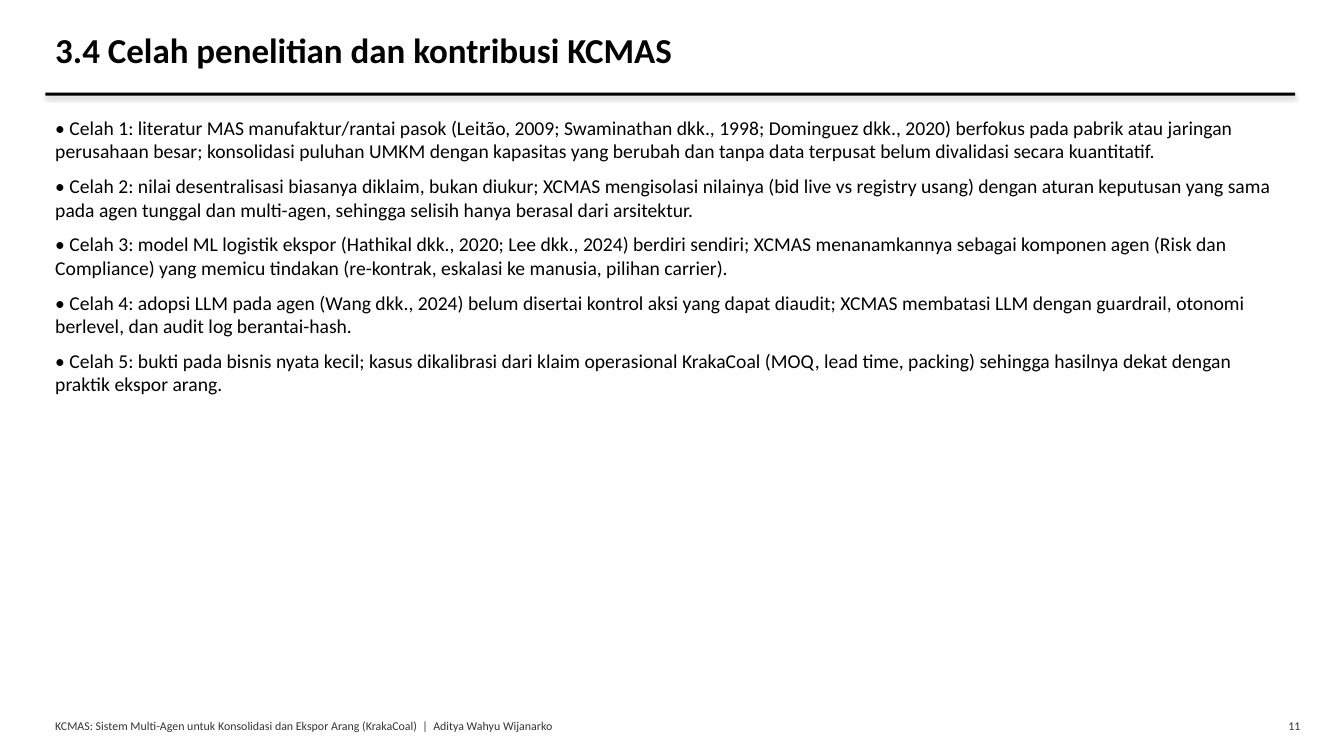
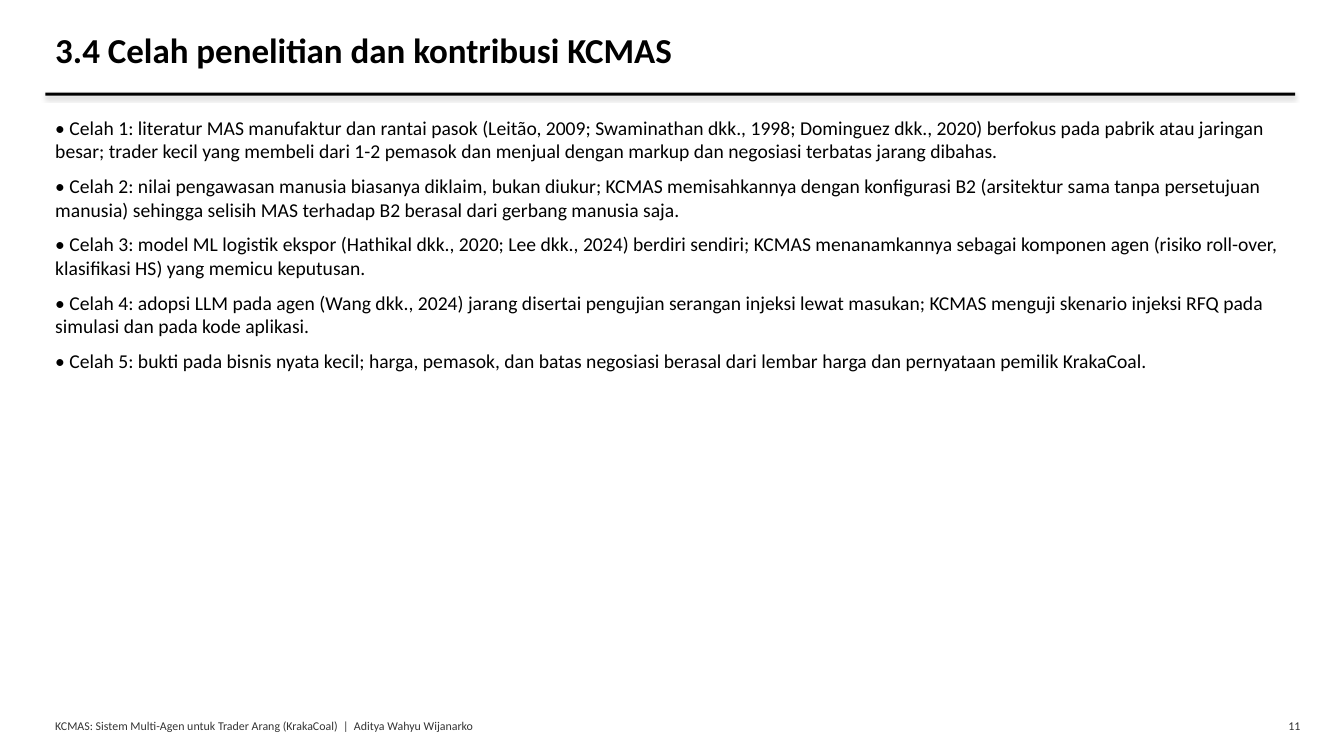
Before and after one commit to AdityaIKO/Agentic-Enterprise, a slide deck: slide 11 of docs/Presentasi_Tugas1.pptx. Drawn at 1344x756 pixels with LibreOffice and Linux fonts; fonts in the diff are those of the drawing. Boxes give left, top, right and bottom in pixels: in the first picture for what was removed or moved away, otherwise in the second. Text is boxed around its words. In the diff, an @@ line names an element or a change of style, - is before the commit and + after.

```diff
--- a/docs/Presentasi_Tugas1.pptx
+++ b/docs/Presentasi_Tugas1.pptx
@@ text at box(55, 121, 1277, 372): text changed @@
-• Celah 1: literatur MAS manufaktur/rantai pasok (Leitão, 2009; Swaminathan dkk., 1998; Dominguez dkk., 2020) berfokus pada pabrik atau jaringan perusahaan besar; konsolidasi puluhan UMKM dengan kapasitas yang berubah dan tanpa data terpusat belum divalidasi secara kuantitatif.
-• Celah 2: nilai desentralisasi biasanya diklaim, bukan diukur; XCMAS mengisolasi nilainya (bid live vs registry usang) dengan aturan keputusan yang sama pada agen tunggal dan multi-agen, sehingga selisih hanya berasal dari arsitektur.
-• Celah 3: model ML logistik ekspor (Hathikal dkk., 2020; Lee dkk., 2024) berdiri sendiri; XCMAS menanamkannya sebagai komponen agen (Risk dan Compliance) yang memicu tindakan (re-kontrak, eskalasi ke manusia, pilihan carrier).
-• Celah 4: adopsi LLM pada agen (Wang dkk., 2024) belum disertai kontrol aksi yang dapat diaudit; XCMAS membatasi LLM dengan guardrail, otonomi berlevel, dan audit log berantai-hash.
-• Celah 5: bukti pada bisnis nyata kecil; kasus dikalibrasi dari klaim operasional KrakaCoal (MOQ, lead time, packing) sehingga hasilnya dekat dengan praktik ekspor arang.
+• Celah 1: literatur MAS manufaktur dan rantai pasok (Leitão, 2009; Swaminathan dkk., 1998; Dominguez dkk., 2020) berfokus pada pabrik atau jaringan besar; trader kecil yang membeli dari 1-2 pemasok dan menjual dengan markup dan negosiasi terbatas jarang dibahas.
+• Celah 2: nilai pengawasan manusia biasanya diklaim, bukan diukur; KCMAS memisahkannya dengan konfigurasi B2 (arsitektur sama tanpa persetujuan manusia) sehingga selisih MAS terhadap B2 berasal dari gerbang manusia saja.
+• Celah 3: model ML logistik ekspor (Hathikal dkk., 2020; Lee dkk., 2024) berdiri sendiri; KCMAS menanamkannya sebagai komponen agen (risiko roll-over, klasifikasi HS) yang memicu keputusan.
+• Celah 4: adopsi LLM pada agen (Wang dkk., 2024) jarang disertai pengujian serangan injeksi lewat masukan; KCMAS menguji skenario injeksi RFQ pada simulasi dan pada kode aplikasi.
+• Celah 5: bukti pada bisnis nyata kecil; harga, pemasok, dan batas negosiasi berasal dari lembar harga dan pernyataan pemilik KrakaCoal.
@@ text at box(55, 721, 473, 732): text changed @@
-KCMAS: Sistem Multi-Agen untuk Konsolidasi dan Ekspor Arang (KrakaCoal) | Aditya Wahyu Wijanarko
+KCMAS: Sistem Multi-Agen untuk Trader Arang (KrakaCoal) | Aditya Wahyu Wijanarko
```
Also in this commit, not shown: 27 other slides changed, 25 slides added, 22 slides removed, 53 other files.
